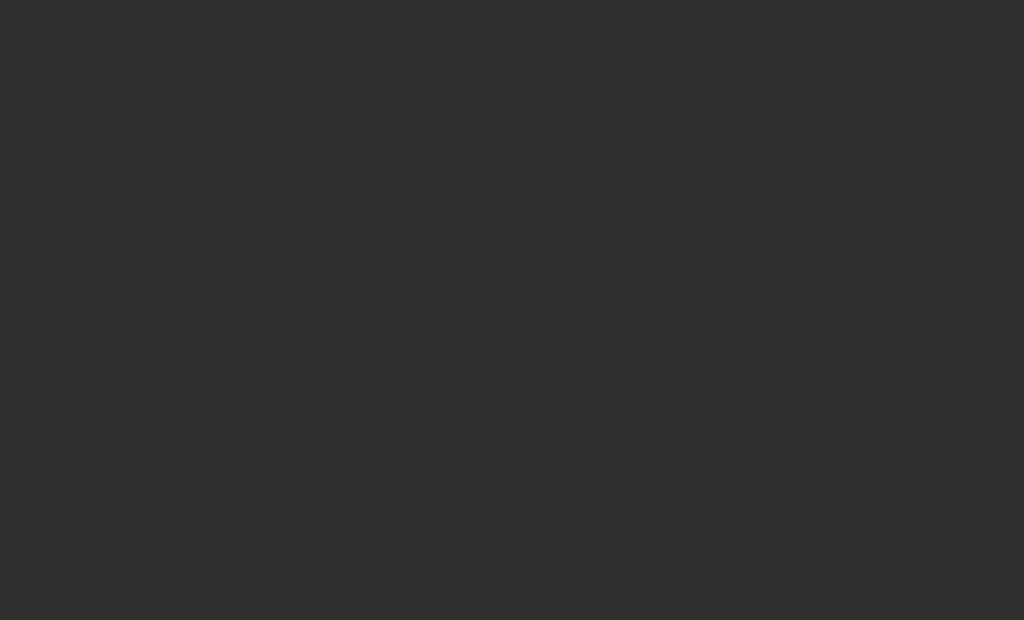
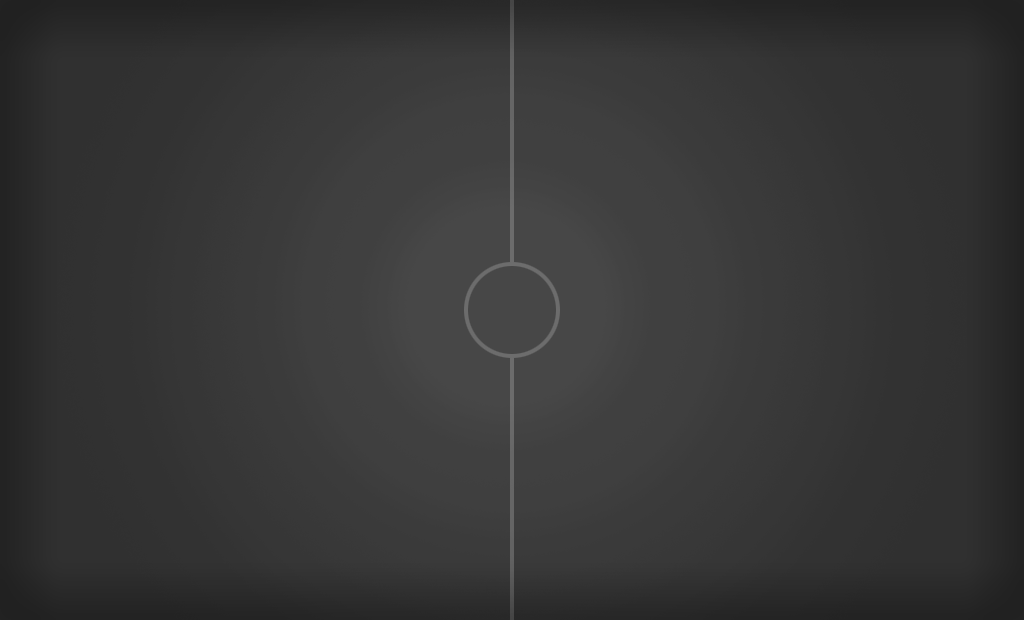
Layers edited between the first and the second (1024, 620) image:
added group "Effects" with 3 layers above "background" over [0, 0, 1024, 620]
added layer "center ring" (20%) in group "Effects" over [464, 262, 560, 358]
added layer "center line" (20%) in group "Effects" over [510, 0, 514, 620]
added layer "center glow" (40%) in group "Effects" over [0, 0, 1024, 620]
